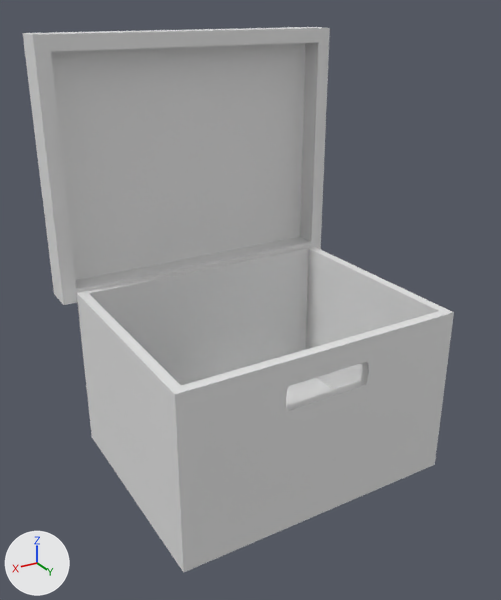
The Blender file PervasiveProject1/Assets/_Assets/Box.blend, before and after one commit.
Both versions are drawn from a camera (50 mm lens) standing at (5.65, 9.15, 6.15) and looking at (0.16, -0.01, 1.57). Every picture has the same lights, and +X, +Y and +Z are marked at lower left.
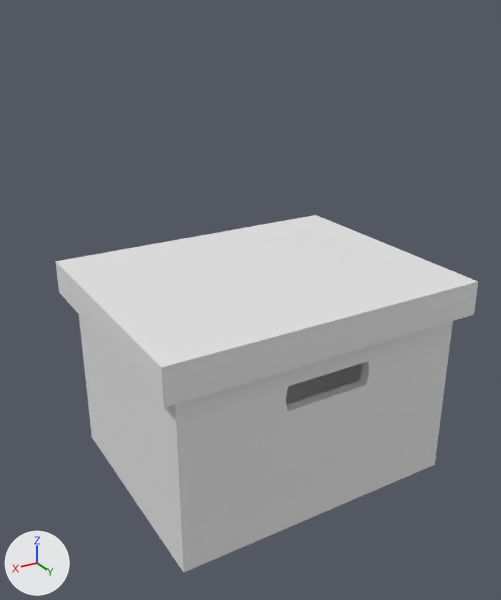
Where the newer file only moved an object's origin or applied its transform, the numbers keep the older frame.

Where the change shows, as pixel boxes [x1, y1, x2, y2] in the pictures (501 x 600 px):
'Cube.001', deleted: before [23, 27, 330, 305]
'Box Lid', added: after [56, 215, 478, 408]

Edits to the bpy script that builds the scene:
```text
Add me_cube_002_1:
    me_cube_002_1.from_pydata([(-2.5, -0.02, -0.06), (-2.75, 0.56, 0.19), (-2.5, -0.02, -3.95), (-2.75, 0.56, -4.2), (2.5, -0.02, -0.06), (2.75, 0.56, 0.19), (2.5, -0.02, -3.95), (2.75, 0.56, -4.2), (-2.75, -0.02, -4.2), (-2.75, -0.02, 0.19), (2.75, -0.02, -4.2), (2.75, -0.02, 0.19), (-2.5, 0.4, -3.95), (-2.5, 0.4, -0.06), (2.5, 0.4, -3.95), (2.5, 0.4, -0.06)], [], [(9, 1, 3, 8), (8, 3, 7, 10), (10, 7, 5, 11), (4, 0, 13, 15), (7, 3, 1, 5), (2, 0, 9, 8), (6, 2, 8, 10), (4, 6, 10, 11), (0, 4, 11, 9), (12, 14, 15, 13), (6, 4, 15, 14), (0, 2, 12, 13)])
    me_cube_002_1.materials.append(mat_material_001)  # its picture is missing
Remove ob_cube_001:
    ob_cube_001 = bpy.data.objects.new('Cube.001', me_cube_002)
    ob_cube_001.location = (0.0, -2.0, 1.5)
    ob_cube_001.rotation_euler = (1.571, 0.0, 0.0)  # degrees (90, 0, 0)
Add ob_box_lid:
    ob_box_lid = bpy.data.objects.new('Box Lid', me_cube_002_1)
    ob_box_lid.location = (0.0, -2.0, 1.5)
    ob_box_lid.rotation_euler = (1.571, 0.0, 0.0)  # degrees (90, 0, 0)
```
